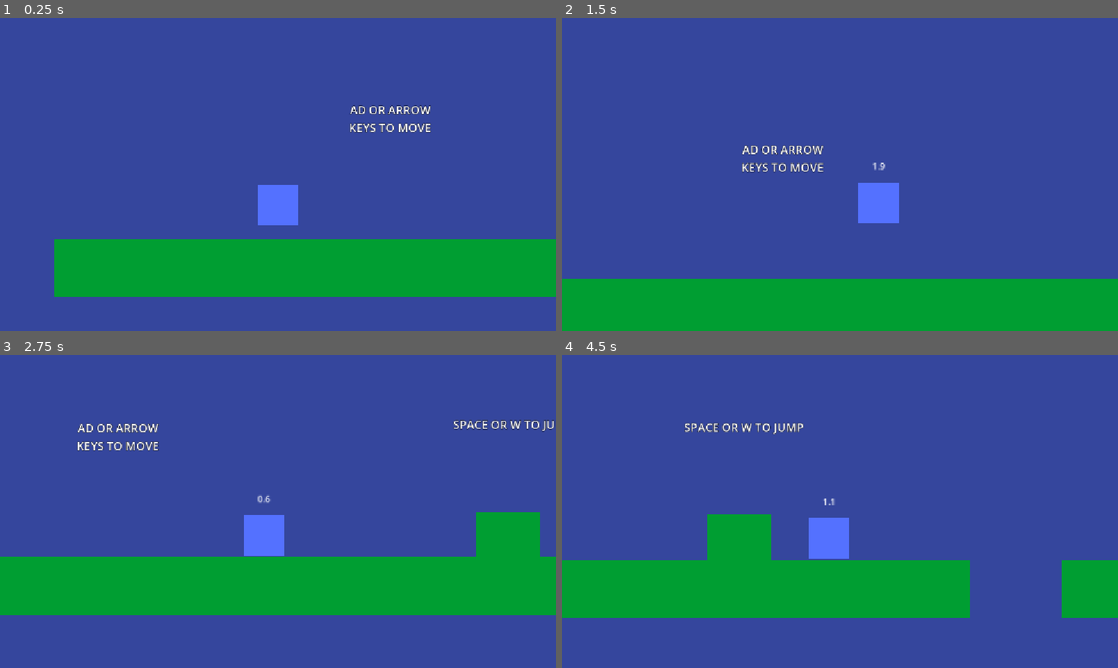
Above: before the commit, frames 1-4 (two rows, left to right).
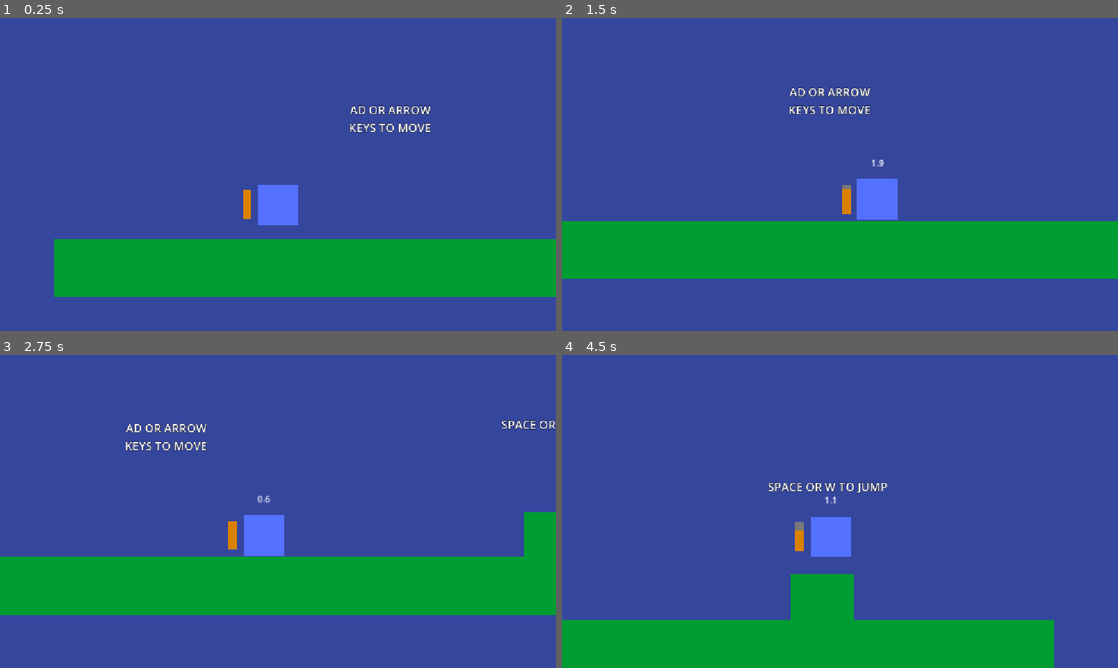
Above: after the commit, the same moments.

Repository: ChrisTheCoder27/Solo-Portfolio-Project
Game: Godot game, scene res://Scenes/main.tscn
Same seed, same stepped clock (60 frames per second), same inputs: the game is played once before the commit and once after it.
Inputs (mouse positions are in pixels of both pictures, inside the frame that each line leads up to):
- Up to frame 1 (0.25 s): no input
- Up to frame 2 (1.5 s): tap Enter at 0.5, 1.25 s; move the mouse to (962, 158) at 0.52 s; press the mouse at (962, 158) at 0.53 s; hold D (move_right) from 0.53 s (still down); tap Space (jump) at 0.77 s; move the mouse to (728, 190) at 1.27 s; release the mouse at (728, 190) at 1.28 s; tap Shift (dash) at 1.35 s
- Up to frame 3 (2.75 s): tap Space (jump) at 1.52 s; click (166, 527) at 1.55 s; tap Enter at 2 s; move the mouse to (333, 442) at 2.02 s; release D (move_right) at 2.03 s; press the mouse at (333, 442) at 2.03 s; hold A (move_left) from 2.03 s (still down)
- Up to frame 4 (4.5 s): tap Enter at 2.75, 3.5, 4.25 s; move the mouse to (812, 574) at 2.77 s; release A (move_left) at 2.78 s; release the mouse at (812, 574) at 2.78 s; hold D (move_right) 2.78-4.28 s; click (812, 574) at 2.85 s; tap Space (jump) at 3.02, 3.77 s; move the mouse to (1006, 558) at 3.52 s; press the mouse at (1006, 558) at 3.53 s; tap Shift (dash) at 3.6 s; move the mouse to (673, 464) at 4.27 s; release the mouse at (673, 464) at 4.28 s; hold A (move_left) from 4.28 s (still down); click (673, 464) at 4.35 s

The runs differ from the first frame. In frame 1, 0.1% of the frame differs, in the area x 43-46%, y 54-65%; in frame 2, 37%, in the area x 0-100%, y 22-100%; in frame 3, 3.1%; in frame 4, 30%.

Commit message:
Added hovering to the player movement

Diff:
--- a/Scenes/main.tscn
+++ b/Scenes/main.tscn
@@ -84,7 +84,20 @@
 offset_bottom = 272.0
 theme_override_constants/outline_size = 4
 theme_override_font_sizes/font_size = 24
-text = "Shift to Dash"
+text = "Shift or E to Dash"
+horizontal_alignment = 1
+vertical_alignment = 1
+uppercase = true
+
+[node name="HoverText" type="Label" parent="WorldUI" unique_id=678381790]
+layout_mode = 0
+offset_left = 4696.0
+offset_top = 255.0
+offset_right = 5021.0
+offset_bottom = 345.0
+theme_override_constants/outline_size = 4
+theme_override_font_sizes/font_size = 24
+text = "Hold Left Click to Hover"
 horizontal_alignment = 1
 vertical_alignment = 1
 uppercase = true
--- a/Scenes/player.tscn
+++ b/Scenes/player.tscn
@@ -5,12 +5,19 @@
 [sub_resource type="RectangleShape2D" id="RectangleShape2D_pi6nn"]
 size = Vector2(56, 56)
 
+[sub_resource type="StyleBoxFlat" id="StyleBoxFlat_cvnsp"]
+bg_color = Color(0.468777, 0.46877706, 0.468777, 1)
+
+[sub_resource type="StyleBoxFlat" id="StyleBoxFlat_v0iea"]
+bg_color = Color(0.85301226, 0.5049414, 0, 1)
+
 [node name="Player" type="CharacterBody2D" unique_id=1140827582]
 scale = Vector2(1.5, 1.5)
 script = ExtResource("1_cvnsp")
+hover_time = 2.5
 metadata/_edit_group_ = true
 
-[node name="ColorRect" type="ColorRect" parent="." unique_id=461742509]
+[node name="PlayerShape" type="ColorRect" parent="." unique_id=461742509]
 anchors_preset = 8
 anchor_left = 0.5
 anchor_top = 0.5
@@ -51,5 +58,17 @@
 horizontal_alignment = 1
 vertical_alignment = 1
 
+[node name="HoverBar" type="ProgressBar" parent="." unique_id=34282602]
+offset_left = -49.33333
+offset_top = -19.52081
+offset_right = -37.333336
+offset_bottom = 19.854145
+theme_override_styles/background = SubResource("StyleBoxFlat_cvnsp")
+theme_override_styles/fill = SubResource("StyleBoxFlat_v0iea")
+max_value = 4.0
+value = 4.0
+fill_mode = 3
+show_percentage = false
+
 [connection signal="timeout" from="DashTimer" to="." method="_on_dash_timer_timeout"]
 [connection signal="timeout" from="DashCooldownTimer" to="." method="_on_dash_cooldown_timer_timeout"]
--- a/Scripts/player.gd
+++ b/Scripts/player.gd
@@ -1,17 +1,24 @@
 extends CharacterBody2D
 
+# Movement variables
 @export var speed : float = 300.0
+var normal_speed : float
 @export var jump_velocity : float = -400.0
 @export var dash_velocity : float = 900.0
 @export var cooldown_time : float = 3.0
+@export var hover_speed : float = 150
+@export var hover_time : float = 4.0
 var dash_timer : float
 var is_dashing : bool = false
 var can_dash : bool = true
 var prev_direction : int = 1
+var is_hovering : bool = false
 
 func _ready() -> void:
+	normal_speed = speed
 	$DashCooldownTimer.wait_time = cooldown_time
 	$DashText.text = ""
+	$HoverBar.max_value = hover_time
 
 func _process(delta: float) -> void:
 	# If the player has dashed, the timer will decrease
@@ -19,6 +26,10 @@
 	if !can_dash:
 		dash_timer -= delta
 		$DashText.text = str(snapped(dash_timer, 0.1))
+
+	if !is_hovering and hover_time < $HoverBar.max_value:
+		hover_time += delta
+		$HoverBar.value = hover_time
 
 func _physics_process(delta: float) -> void:
 	# Add the gravity.
@@ -55,6 +66,17 @@
 		$DashCooldownTimer.start()
 		dash_timer = cooldown_time
 
+	# Handle hover
+	if Input.is_action_pressed("hover") and !is_on_floor() and hover_time > 0.0:
+		velocity.y = 0
+		speed = hover_speed
+		hover_time -= delta
+		$HoverBar.value = hover_time
+		is_hovering = true
+	if Input.is_action_just_released("hover"):
+		speed = normal_speed
+		is_hovering = false
+
 	move_and_slide()
 
 func _on_dash_timer_timeout() -> void:
--- a/project.godot
+++ b/project.godot
@@ -44,6 +44,12 @@
 dash={
 "deadzone": 0.2,
 "events": [Object(InputEventKey,"resource_local_to_scene":false,"resource_name":"","device":-1,"window_id":0,"alt_press …(195 unchanged characters)…
+, Object(InputEventKey,"resource_local_to_scene":false,"resource_name":"","device":-1,"window_id":0,"alt_pressed":false,"shift_pressed":false,"ctrl_pressed":false,"meta_pressed":false,"pressed":false,"keycode":0,"physical_keycode":69,"key_label":0,"unicode":101,"location":0,"echo":false,"script":null)
+]
+}
+hover={
+"deadzone": 0.2,
+"events": [Object(InputEventMouseButton,"resource_local_to_scene":false,"resource_name":"","device":-1,"window_id":0,"alt_pressed":false,"shift_pressed":false,"ctrl_pressed":false,"meta_pressed":false,"button_mask":1,"position":Vector2(316, 27),"global_position":Vector2(330, 100),"factor":1.0,"button_index":1,"canceled":false,"pressed":true,"double_click":false,"script":null)
 ]
 }
 
